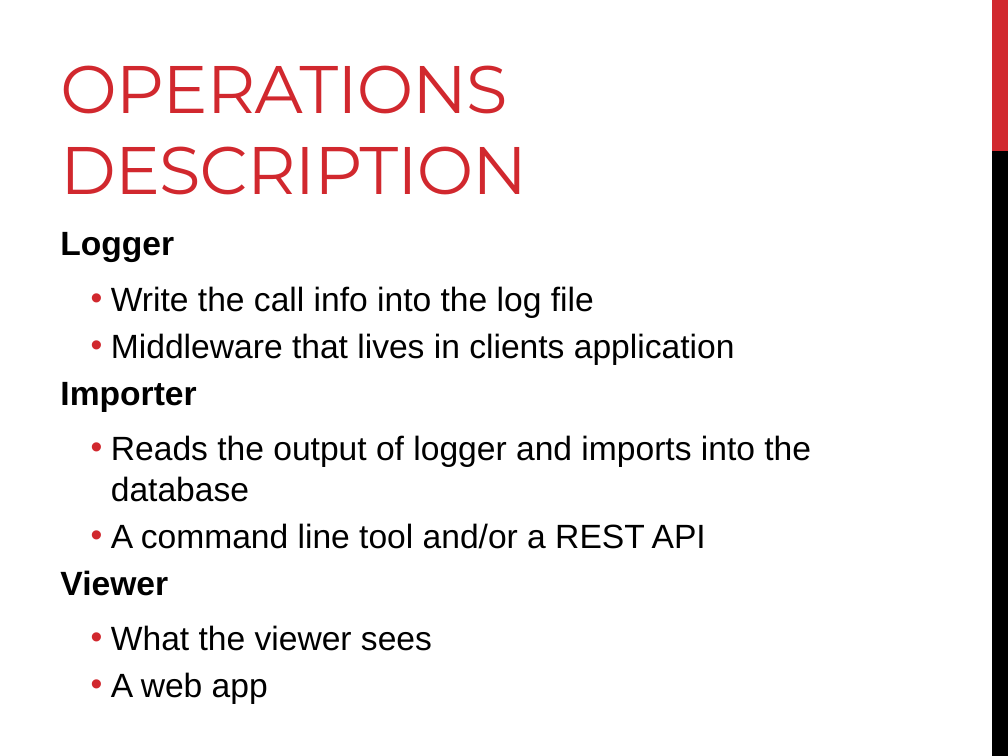
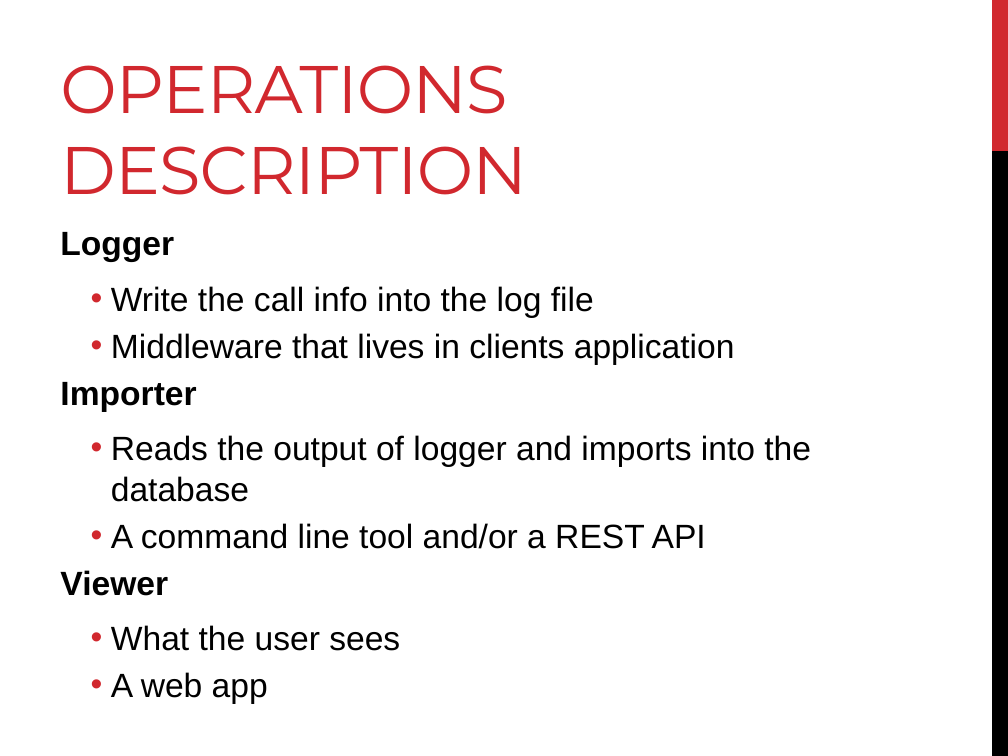
Before and after one commit to atsullivan/CMSI402, a slide deck: slide 5 of CMSI402(presentation).pptx. Drawn at 1008x756 pixels with LibreOffice and Linux fonts; fonts in the diff are those of the drawing. Boxes give left, top, right and bottom in pixels: in the first picture for what was removed or moved away, otherwise in the second. Text is boxed around its words. In the diff, an @@ line names an element or a change of style, - is before the commit and + after.

Commit message:
fixed typo

```diff
--- a/CMSI402(presentation).pptx
+++ b/CMSI402(presentation).pptx
@@ text at (x1=111, y1=625, x2=400, y2=651): text changed @@
-  • What the viewer sees
+  • What the user sees
```
